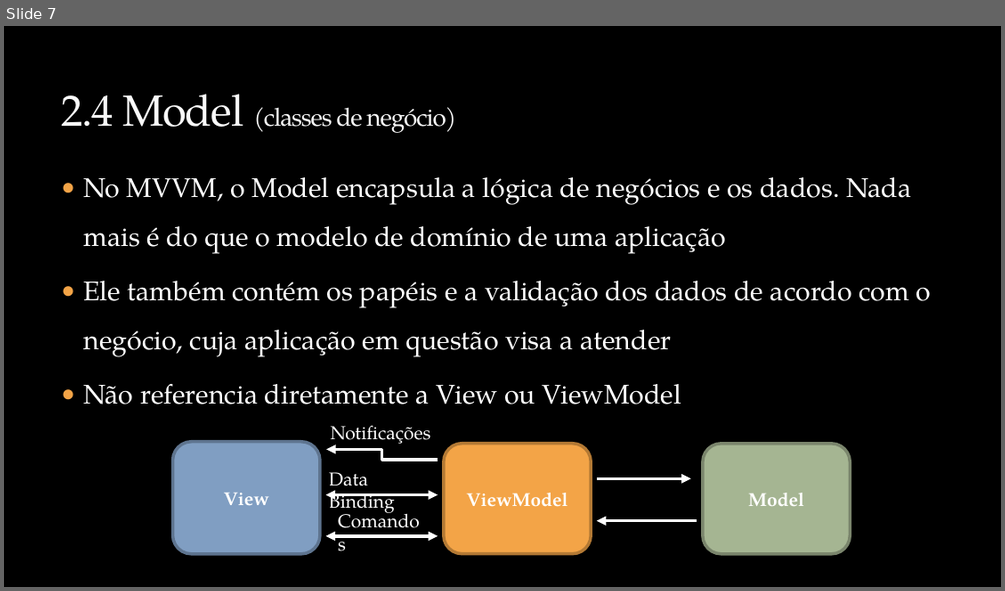
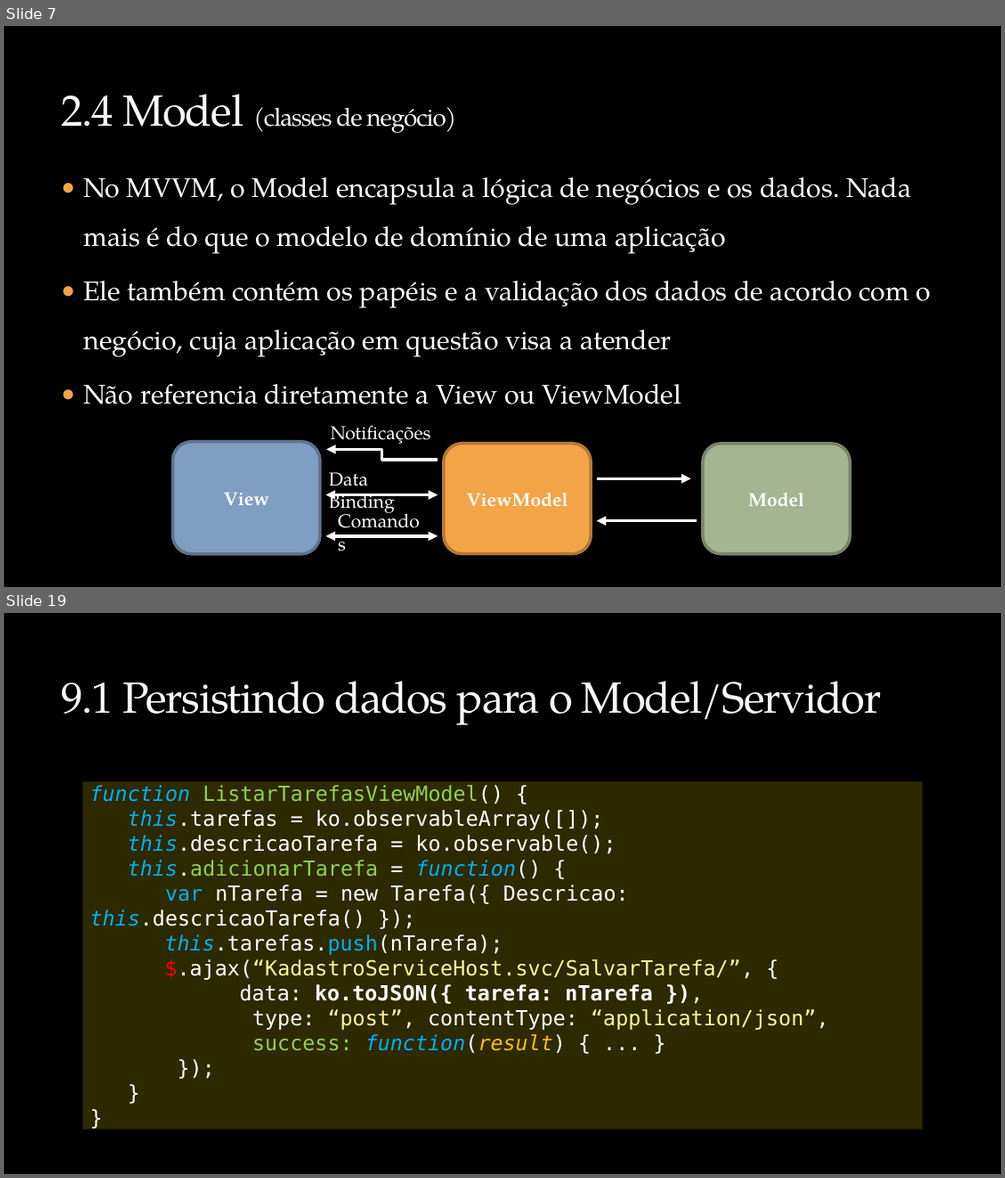
Before and after one commit to rodrigolessa/Sample.Kadastro.Knockout, a slide deck: Apresentacao.Knockout.JS/Knockout.JS.2014.04.pptx. Shown one above the other, each under a label of ours: slide 7 before the commit, slides 7 and 19 after it; the slides between them are not shown. The pictures are 1005x591 and 1005x1178 pixels, drawn with LibreOffice and Linux fonts; fonts in the diff are those of the drawing; background and template pictures are left out. Boxes give left, top, right and bottom in pixels: in the first picture for what was removed or moved away, otherwise in the second. Text is boxed around its words. In the diff, an @@ line names an element or a change of style, - is before the commit and + after.

```diff
--- a/Apresentacao.Knockout.JS/Knockout.JS.2014.04.pptx
+++ b/Apresentacao.Knockout.JS/Knockout.JS.2014.04.pptx
@@ slide 19 added at (4,613,1001,1174), background picture (left out) @@
@@ title added at (61,681,882,725), 42 pt, text #F9F9F9 @@
+9.1 Persistindo dados para o Model/Servidor
@@ rectangle added at (82,781,922,1129), fill #2D2901, 20 pt, text #FFFFFF @@
+function ListarTarefasViewModel() {
+this.tarefas = ko.observableArray([]);
+this.descricaoTarefa = ko.observable();
+this.adicionarTarefa = function() {
+var nTarefa = new Tarefa({ Descricao: this.descricaoTarefa() });
+    this.tarefas.push(nTarefa);
+    $.ajax(“KadastroServiceHost.svc/SalvarTarefa/”, {
+    data: ko.toJSON({ tarefa: nTarefa }),
+    type: “post”, contentType: “application/json”,
+    success: function(result) { ... }
+    });
+}
+}
```
Also in this commit, not shown: 11 slides changed, 2 other slides added, 3 other files.
